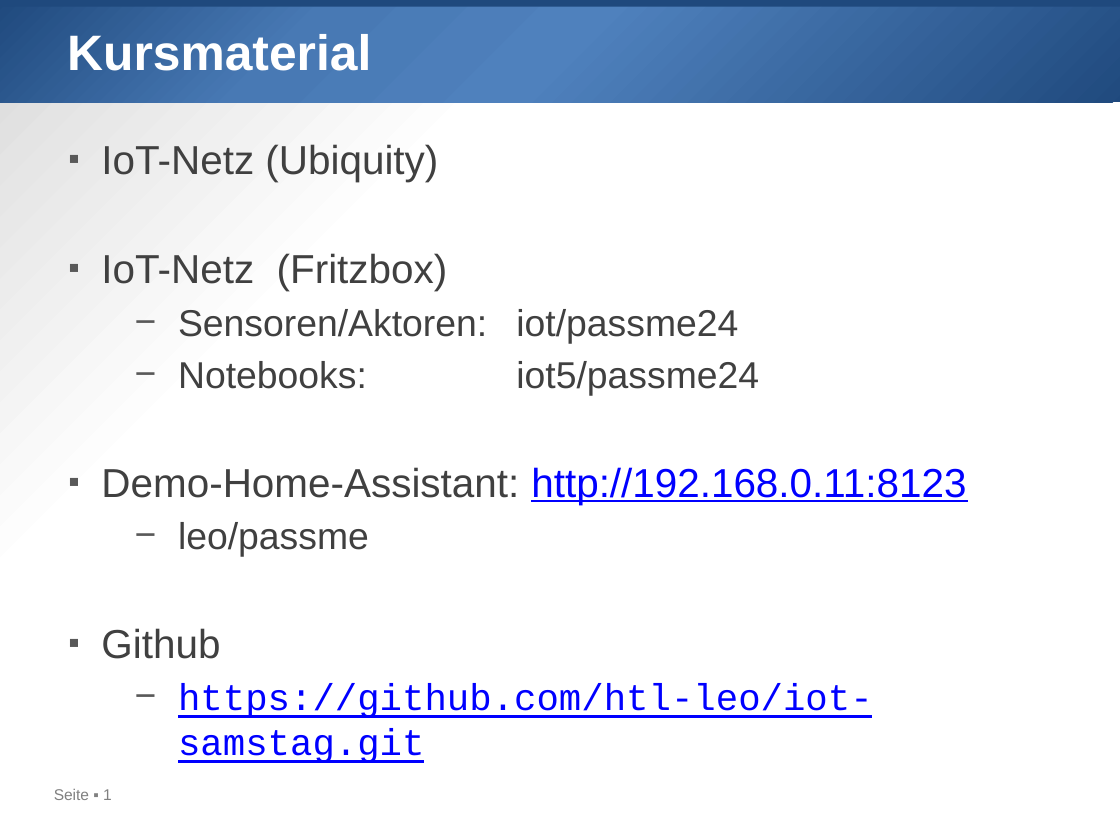
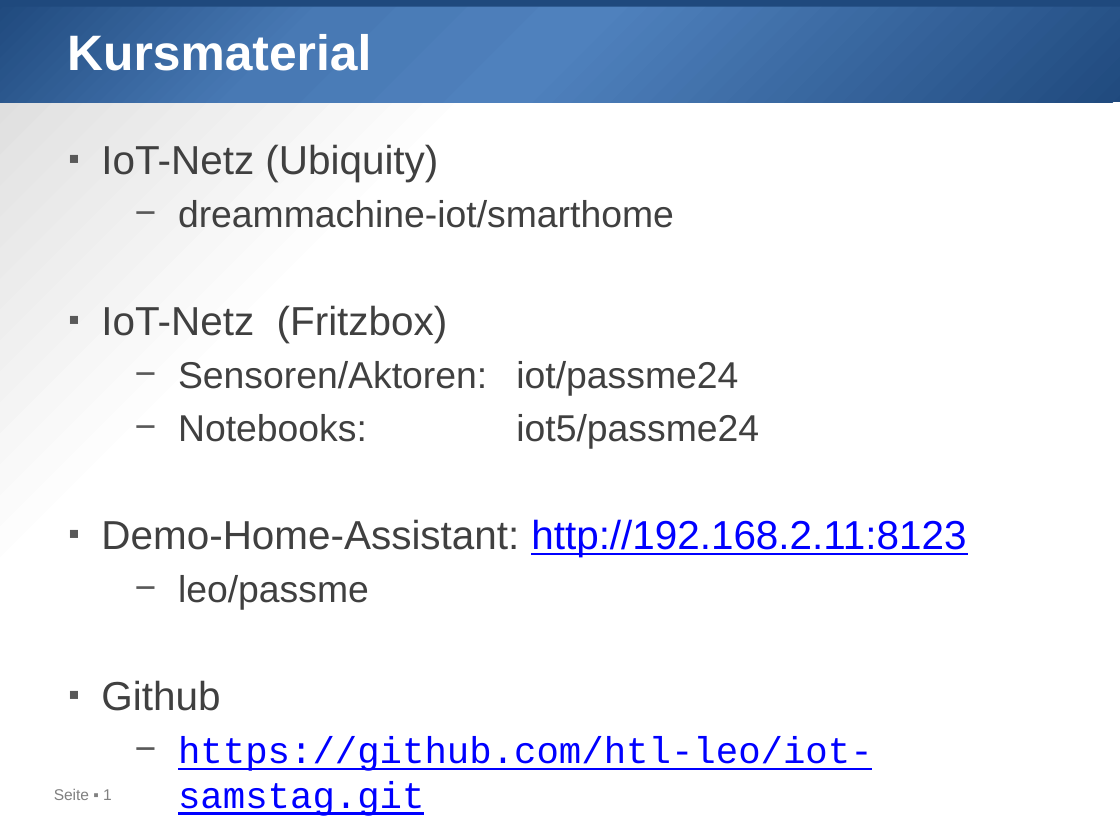
Before and after one commit to htl-leo/iot-samstag, a slide deck: slide 1 of 2024-02-12/01_Überblick.pptx. Drawn at 1120x840 pixels with LibreOffice and Linux fonts; fonts in the diff are those of the drawing. Boxes give left, top, right and bottom in pixels: in the first picture for what was removed or moved away, otherwise in the second. Text is boxed around its words. In the diff, an @@ line names an element or a change of style, - is before the commit and + after.

```diff
--- a/2024-02-12/01_Überblick.pptx
+++ b/2024-02-12/01_Überblick.pptx
@@ text at [178, 200, 674, 228]: paragraph added @@
+  − dreammachine-iot/smarthome
@@ text at [101, 519, 966, 557]: text changed @@
-▪ Demo-Home-Assistant: http://192.168.0.11:8123
+▪ Demo-Home-Assistant: http://192.168.2.11:8123
```
Also in this commit, not shown: 13 other files.
